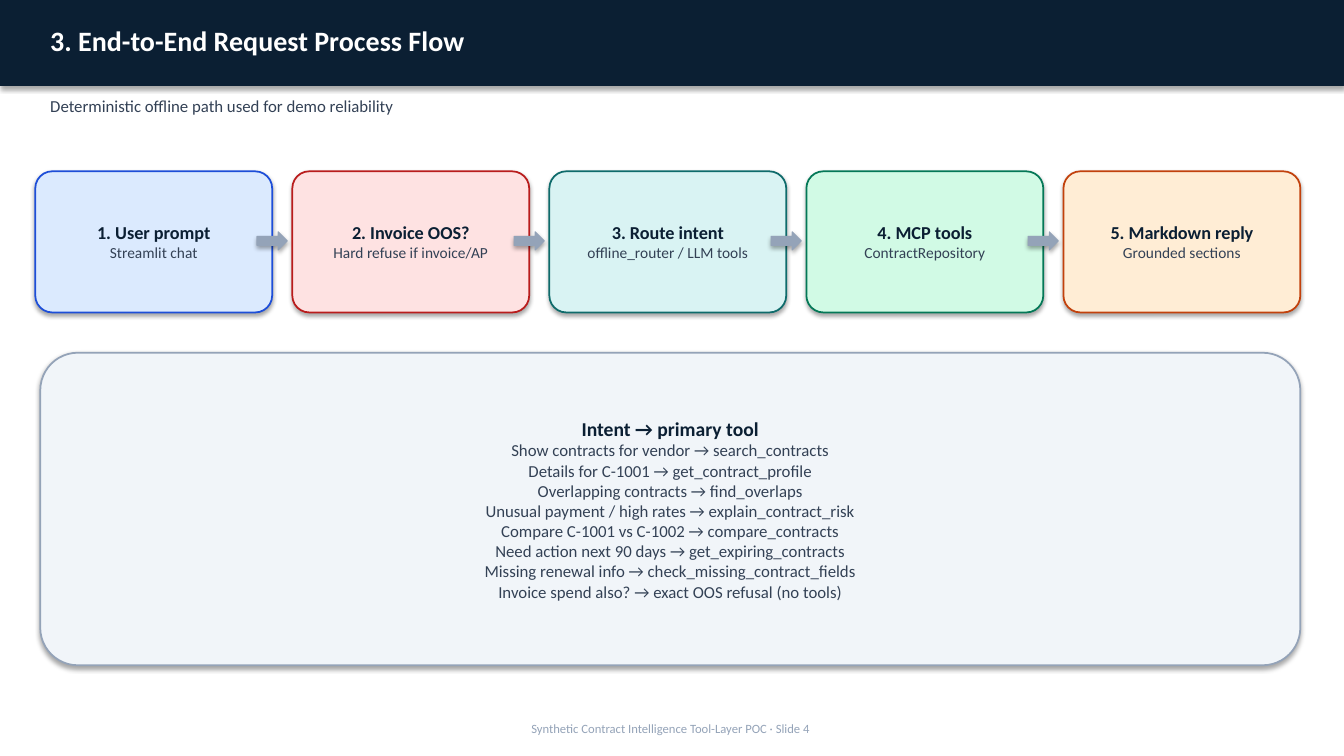
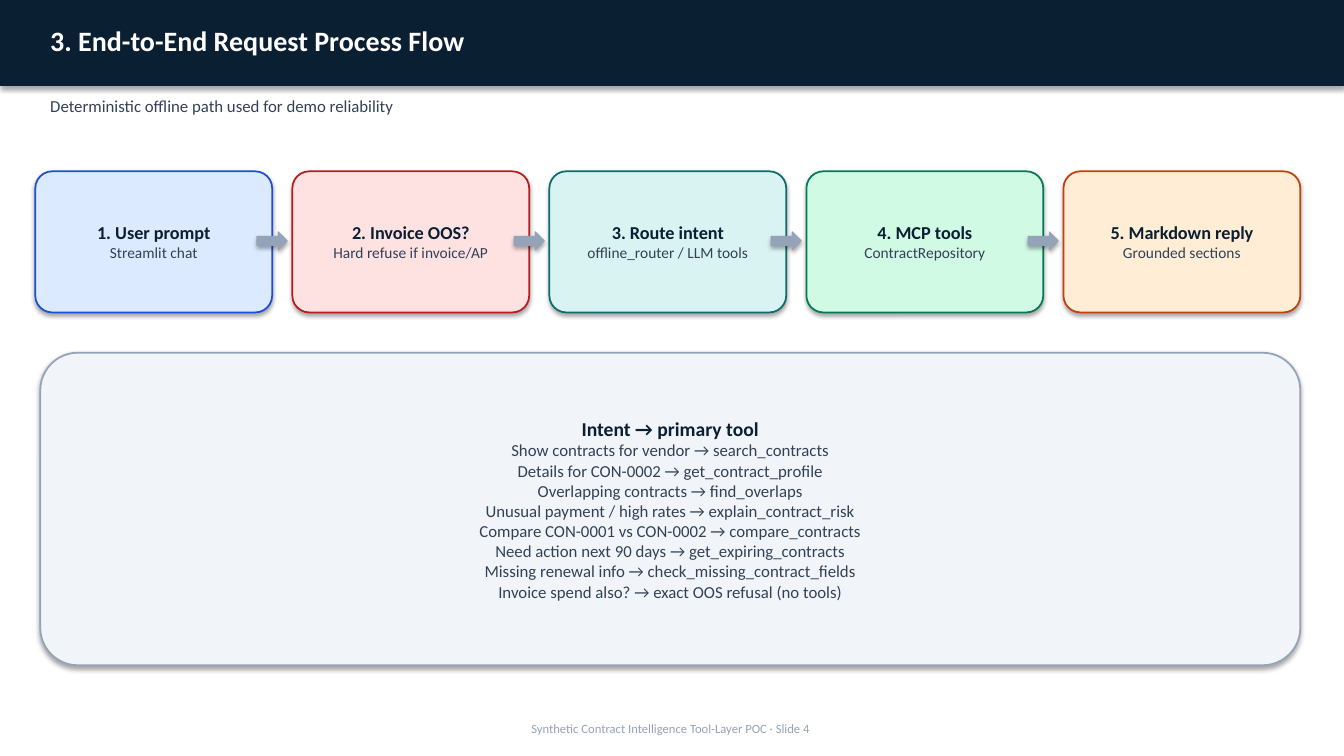
Before and after one commit to booshank/VALAgent, a slide deck: slide 4 of docs/VAL_CoPilot_Architecture_and_Process_Flow.pptx. Drawn at 1344x756 pixels with LibreOffice and Linux fonts; fonts in the diff are those of the drawing. Boxes give left, top, right and bottom in pixels: in the first picture for what was removed or moved away, otherwise in the second. Text is boxed around its words. In the diff, an @@ line names an element or a change of style, - is before the commit and + after.

```diff
--- a/docs/VAL_CoPilot_Architecture_and_Process_Flow.pptx
+++ b/docs/VAL_CoPilot_Architecture_and_Process_Flow.pptx
@@ text in rounded rectangle at [479, 444, 860, 601]: text changed @@
-Show contracts for vendor → search_contracts
-Details for C-1001 → get_contract_profile
-Overlapping contracts → find_overlaps
-Unusual payment / high rates → explain_contract_risk
-Compare C-1001 vs C-1002 → compare_contracts
-Need action next 90 days → get_expiring_contracts
-Missing renewal info → check_missing_contract_fields
-Invoice spend also? → exact OOS refusal (no tools)
+Show contracts for vendor → search_contracts
+Details for CON-0002 → get_contract_profile
+Overlapping contracts → find_overlaps
+Unusual payment / high rates → explain_contract_risk
+Compare CON-0001 vs CON-0002 → compare_contracts
+Need action next 90 days → get_expiring_contracts
+Missing renewal info → check_missing_contract_fields
+Invoice spend also? → exact OOS refusal (no tools)
```
Also in this commit, not shown: 3 other slides changed, 19 other files.
